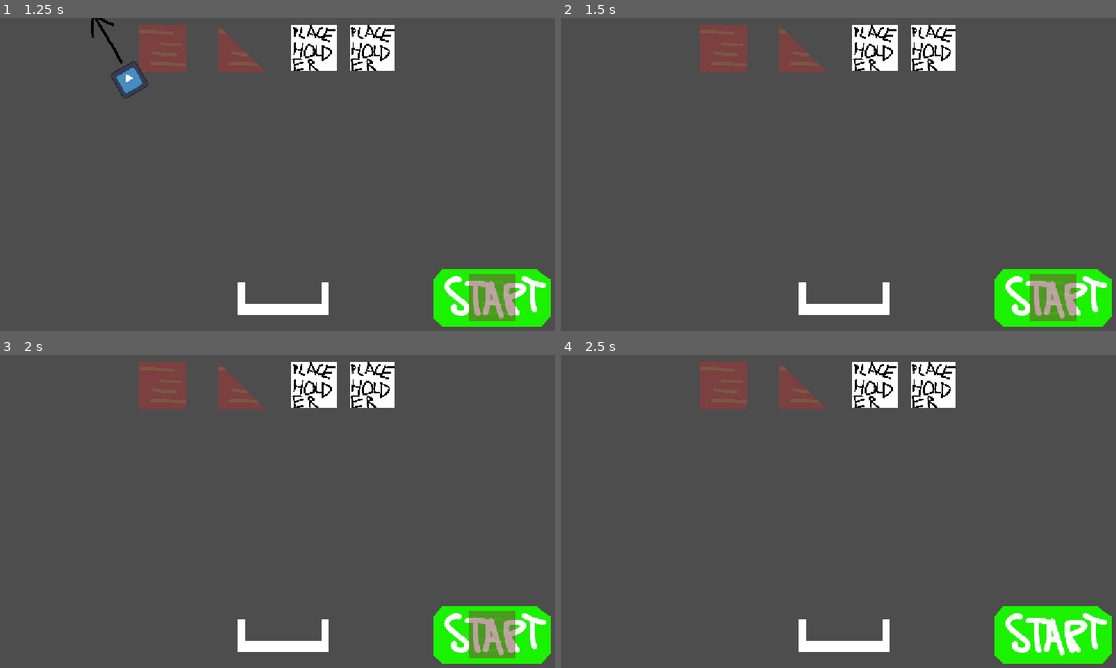
Above: before the commit, frames 1-4 (two rows, left to right).
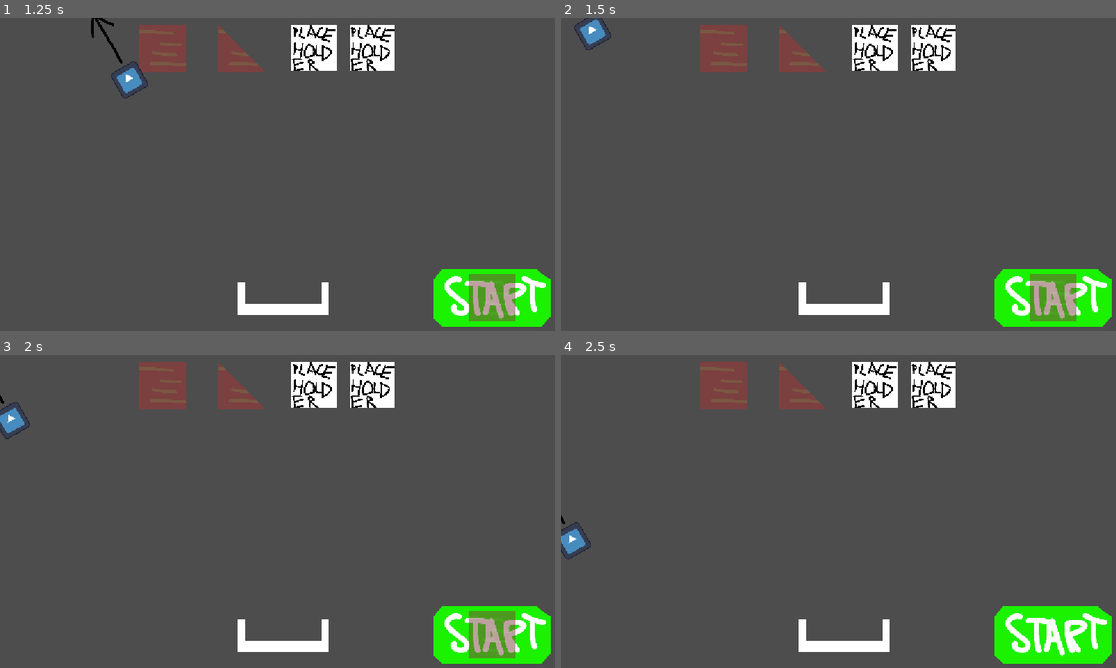
Above: after the commit, the same moments.

Repository: GizzyUwU/haven-bounceback
Game: Godot game, scene res://level.tscn
Same seed, same stepped clock (60 frames per second), same inputs: the game is played once before the commit and once after it. The engine's default icon, where the game draws it, is replaced by a stand-in: a white triangle on a blue panel in a dark square.
Inputs (mouse positions are in pixels of both pictures, inside the frame that each line leads up to):
- Up to frame 1 (1.25 s): click (493, 296) at 0.5 s
- Up to frame 2 (1.5 s): click (1054, 296) at 1.25 s
- Up to frame 3 (2 s): no input
- Up to frame 4 (2.5 s): click (721, 386) at 2 s

Frame 1 is identical in both runs. In frame 2, 0.3% of the frame differs, in the area x 2-10%, y 0-11%; in frame 3, 0.3%; in frame 4, 0.3%, in the area x 0-6%, y 51-66%.

Commit message:
sfdhusdfhusfdhudfhui

Diff:
--- a/level.tscn
+++ b/level.tscn
@@ -9748,6 +9748,12 @@
 [sub_resource type="RectangleShape2D" id="RectangleShape2D_4cuec"]
 size = Vector2(254.99994, 256.25)
 
+[sub_resource type="RectangleShape2D" id="RectangleShape2D_r16pm"]
+size = Vector2(2447.6035, 47.015217)
+
+[sub_resource type="RectangleShape2D" id="RectangleShape2D_q4d1p"]
+size = Vector2(91.5, 1362.665)
+
 [node name="Node2D" type="Node2D" unique_id=1959406539]
 
 [node name="TileMapLayer" type="TileMapLayer" parent="." unique_id=700108364]
@@ -9823,28 +9829,29 @@
 scale = Vector2(0.505, 0.505)
 texture = ExtResource("8_i2t4f")
 
-[node name="block" type="Area2D" parent="." unique_id=691719172]
+[node name="block" type="RigidBody2D" parent="." unique_id=329212606]
 position = Vector2(1545.055, -648)
-scale = Vector2(0.8, 0.8)
+gravity_scale = 0.0
 
 [node name="Sprite2D" type="Sprite2D" parent="block" unique_id=380070047]
-scale = Vector2(0.99999994, 0.99999994)
+scale = Vector2(0.8, 0.8)
 texture = ExtResource("2_f2txt")
 
 [node name="CollisionShape2D" type="CollisionShape2D" parent="block" unique_id=920895052]
 position = Vector2(0.00036621094, 0.625)
-scale = Vector2(0.9999997, 0.9999997)
+scale = Vector2(0.8, 0.8)
 shape = SubResource("RectangleShape2D_4cuec")
 
-[node name="wedge" type="Area2D" parent="." unique_id=143034410]
+[node name="wedge" type="RigidBody2D" parent="." unique_id=127751769]
 position = Vector2(1545.055, -394)
-scale = Vector2(0.8, 0.8)
+gravity_scale = 0.0
 
 [node name="Sprite2D" type="Sprite2D" parent="wedge" unique_id=160121533]
-scale = Vector2(0.99999994, 0.99999994)
+scale = Vector2(0.8, 0.8)
 texture = ExtResource("4_km5ld")
 
 [node name="CollisionPolygon2D" type="CollisionPolygon2D" parent="wedge" unique_id=1008742416]
+scale = Vector2(0.8, 0.8)
 polygon = PackedVector2Array(-1.25, 1.25, -128.75, -125, -127.5, 127.49997, 126.25, 127.49997)
 
 [node name="MouseHover" type="Sprite2D" parent="." unique_id=2078881772]
@@ -9853,6 +9860,36 @@
 texture = ExtResource("2_f2txt")
 script = ExtResource("5_1ainy")
 
+[node name="RigidBody2D4" type="RigidBody2D" parent="." unique_id=1031960132]
+gravity_scale = 0.0
+
+[node name="CollisionShape2D" type="CollisionShape2D" parent="RigidBody2D4" unique_id=1325261906]
+position = Vector2(-8.801758, 216.00002)
+shape = SubResource("RectangleShape2D_r16pm")
+
+[node name="RigidBody2D3" type="RigidBody2D" parent="." unique_id=1053733322]
+position = Vector2(0, -1431.665)
+gravity_scale = 0.0
+
+[node name="CollisionShape2D" type="CollisionShape2D" parent="RigidBody2D3" unique_id=2035663093]
+position = Vector2(-8.801758, 216)
+shape = SubResource("RectangleShape2D_r16pm")
+
+[node name="RigidBody2D2" type="RigidBody2D" parent="." unique_id=1954877113]
+position = Vector2(-1269.25, -501.33252)
+gravity_scale = 0.0
+
+[node name="CollisionShape2D" type="CollisionShape2D" parent="RigidBody2D2" unique_id=1346679712]
+shape = SubResource("RectangleShape2D_q4d1p")
+
+[node name="RigidBody2D" type="RigidBody2D" parent="." unique_id=1629567799]
+position = Vector2(2536.675, -2865.62)
+gravity_scale = 0.0
+
+[node name="CollisionShape2D" type="CollisionShape2D" parent="RigidBody2D" unique_id=1773918633]
+position = Vector2(-1269.25, 2361.9976)
+shape = SubResource("RectangleShape2D_q4d1p")
+
 [connection signal="pressed" from="Camera2D/BlockButton" to="Camera2D/BlockButton" method="_on_pressed"]
 [connection signal="pressed" from="Camera2D/WedgeButton" to="Camera2D/WedgeButton" method="_on_pressed"]
 [connection signal="pressed" from="Camera2D/StartButton" to="Camera2D/StartButton" method="_on_pressed"]
--- a/mouse_hover.gd
+++ b/mouse_hover.gd
@@ -6,9 +6,14 @@
 	self_modulate.a = 0.5
 	pass # Replace with function body.
 
-
 # Called every frame. 'delta' is the elapsed time since the previous frame.
 func _process(delta: float) -> void:
+	if Input.is_action_just_released("right"):
+		rotation += PI /2
+		self.rotation = rotation
+	if Input.is_action_just_released("left"):
+		rotation -= PI / 2
+		self.rotation = rotation
 	position = get_global_mouse_position()
 	if Input.is_action_just_released("click") && !get_viewport().gui_get_hovered_control():
 		print("a")
@@ -19,3 +24,4 @@
 			clone = $"../wedge".duplicate()
 		get_parent().add_child(clone)
 		clone.global_position = get_global_mouse_position()
+		clone.rotation = rotation
